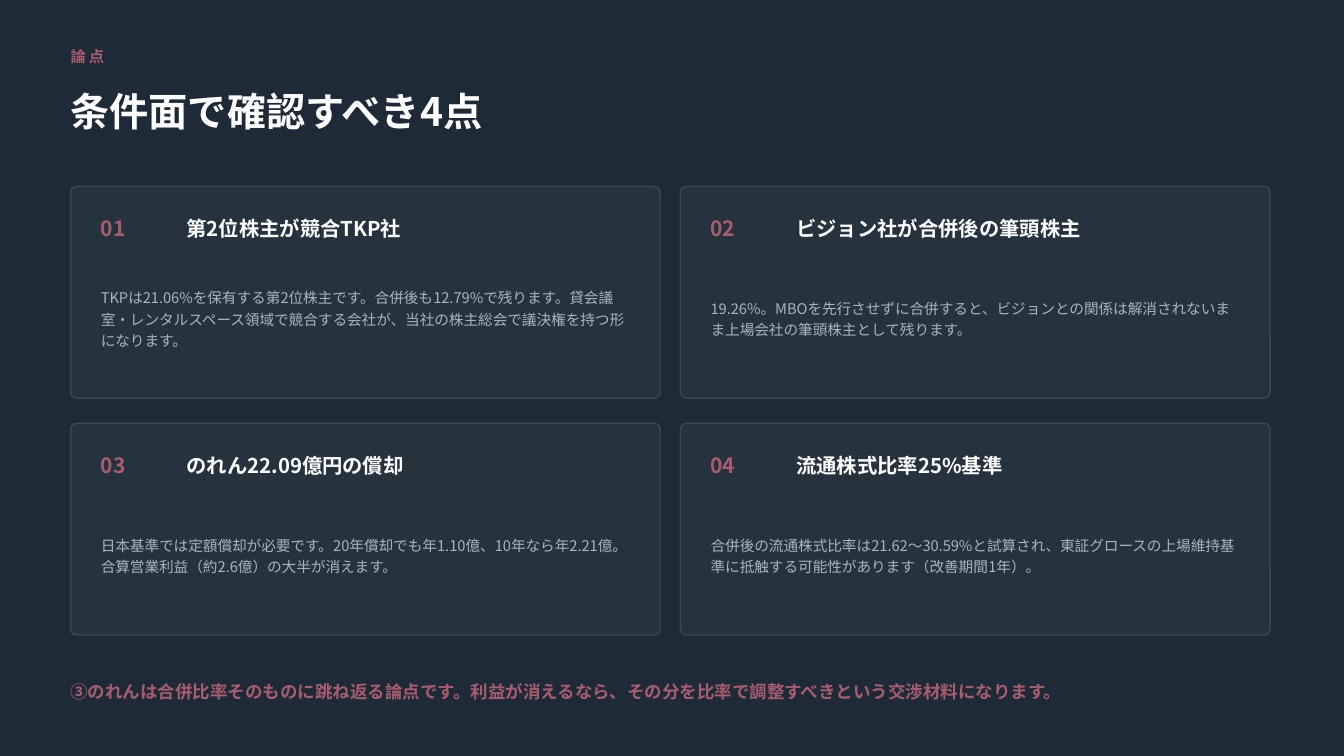
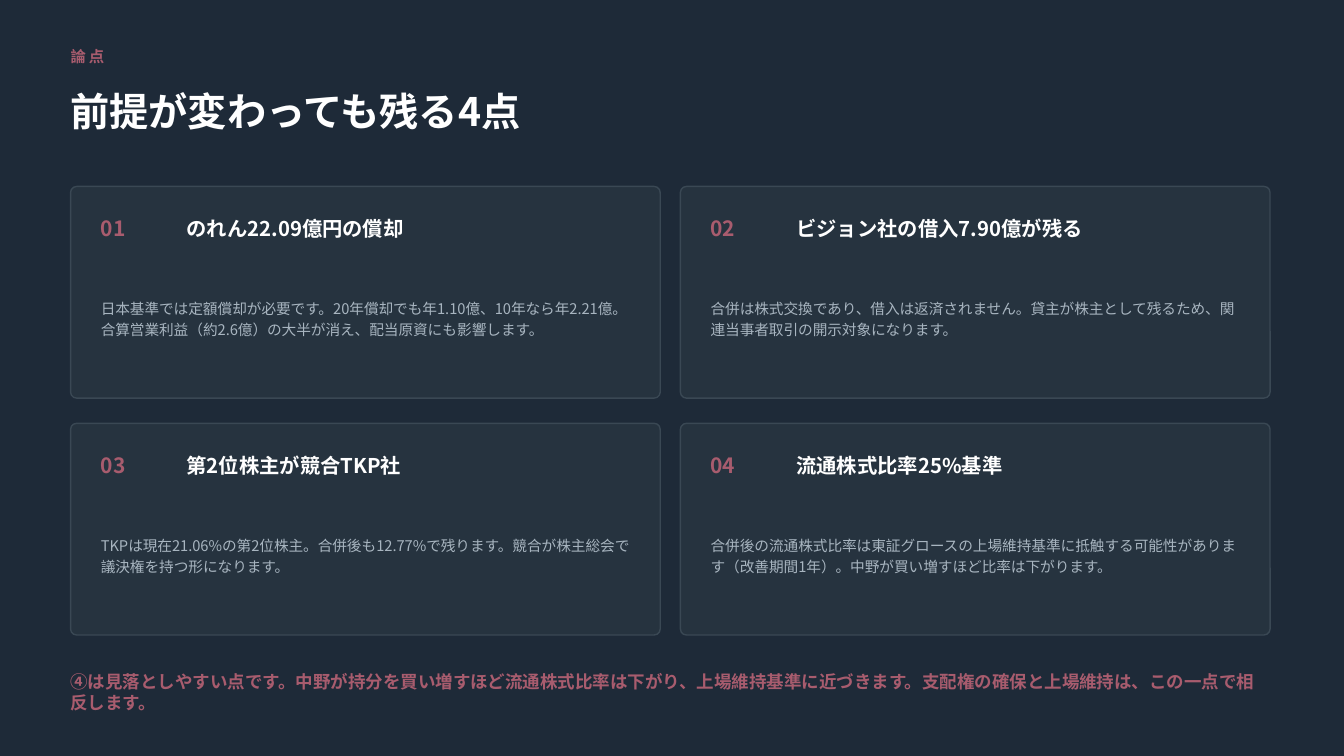
Before and after one commit to nakano-winebank/wine-auction, a slide deck: slide 8 of adval-mbo/スペースマーケット社合併提案_検討_20260923.pptx (slide 4 before the commit). Drawn at 1344x756 pixels with LibreOffice and Linux fonts; fonts in the diff are those of the drawing. Boxes give left, top, right and bottom in pixels: in the first picture for what was removed or moved away, otherwise in the second. Text is boxed around its words. In the diff, an @@ line names an element or a change of style, - is before the commit and + after.

```diff
--- a/adval-mbo/スペースマーケット社合併提案_検討_20260923.pptx
+++ b/adval-mbo/スペースマーケット社合併提案_検討_20260923.pptx
@@ text at <box>71,92,521,130</box>: text changed @@
-条件面で確認すべき4点
+前提が変わっても残る4点
@@ text at <box>186,218,403,238</box>: text changed @@
-第2位株主が競合TKP社
+のれん22.09億円の償却
@@ text at <box>796,218,1082,238</box>: text changed @@
-ビジョン社が合併後の筆頭株主
+ビジョン社の借入7.90億が残る
@@ text at <box>101,302,627,336</box>: text changed @@
-TKPは21.06%を保有する第2位株主です。合併後も12.79%で残ります。貸会議室・レンタルスペース領域で競合する会社が、当社の株主総会で議決権を持つ形になります。
+日本基準では定額償却が必要です。20年償却でも年1.10億、10年なら年2.21億。合算営業利益（約2.6億）の大半が消え、配当原資にも影響します。
@@ text at <box>711,302,1235,336</box>: text changed @@
-19.26%。MBOを先行させずに合併すると、ビジョンとの関係は解消されないまま上場会社の筆頭株主として残ります。
+合併は株式交換であり、借入は返済されません。貸主が株主として残るため、関連当事者取引の開示対象になります。
@@ text at <box>186,455,401,475</box>: text changed @@
-のれん22.09億円の償却
+第2位株主が競合TKP社
@@ text at <box>101,538,630,573</box>: text changed @@
-日本基準では定額償却が必要です。20年償却でも年1.10億、10年なら年2.21億。合算営業利益（約2.6億）の大半が消えます。
+TKPは現在21.06%の第2位株主。合併後も12.77%で残ります。競合が株主総会で議決権を持つ形になります。
@@ text at <box>711,539,1236,573</box>: text changed @@
-合併後の流通株式比率は21.62〜30.59%と試算され、東証グロースの上場維持基準に抵触する可能性があります（改善期間1年）。
+合併後の流通株式比率は東証グロースの上場維持基準に抵触する可能性があります（改善期間1年）。中野が買い増すほど比率は下がります。
@@ text at <box>71,673,1255,711</box>: text changed @@
-③のれんは合併比率そのものに跳ね返る論点です。利益が消えるなら、その分を比率で調整すべきという交渉材料になります。
+④は見落としやすい点です。中野が持分を買い増すほど流通株式比率は下がり、上場維持基準に近づきます。支配権の確保と上場維持は、この一点で相反します。
```
Also in this commit, not shown: 6 other slides changed, 4 slides added, 1 slide removed, 3 other files.
